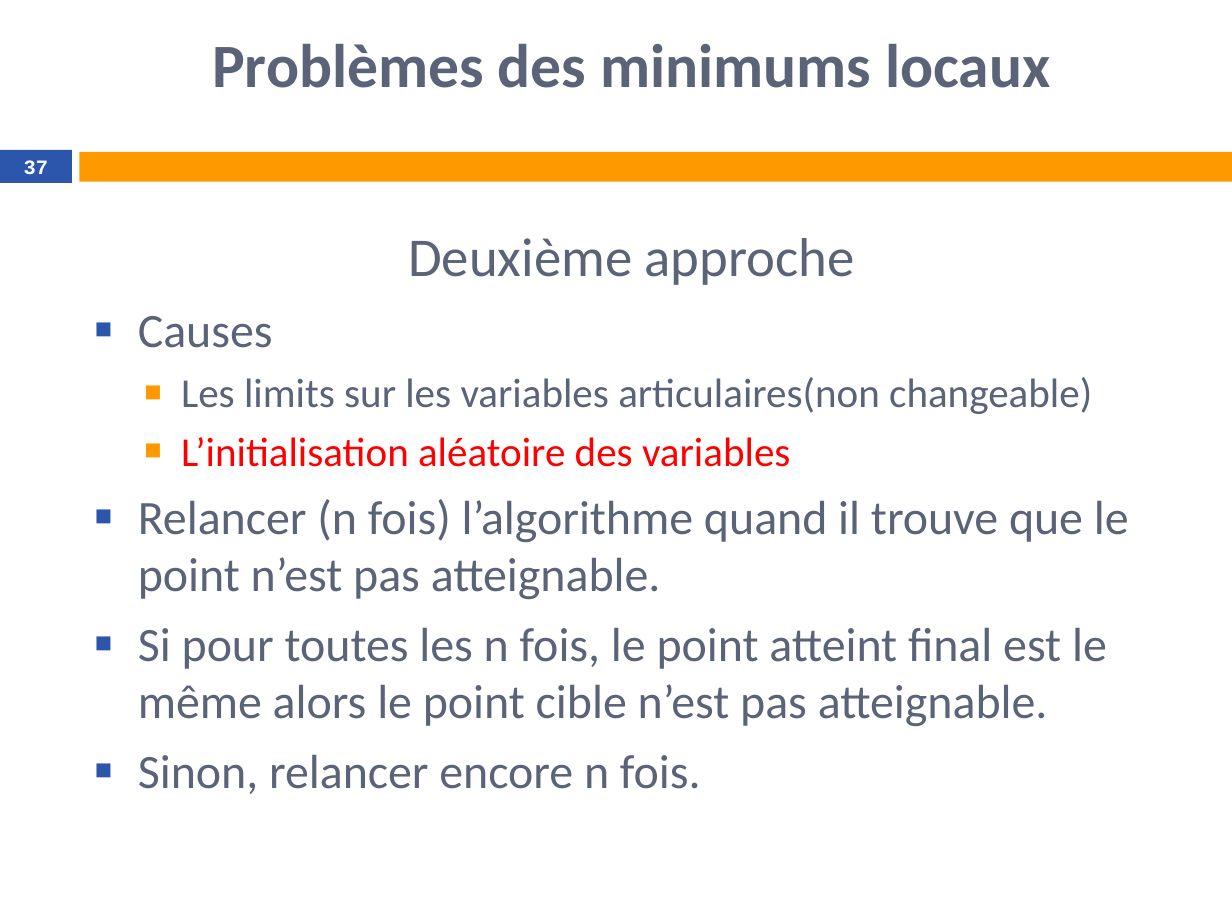
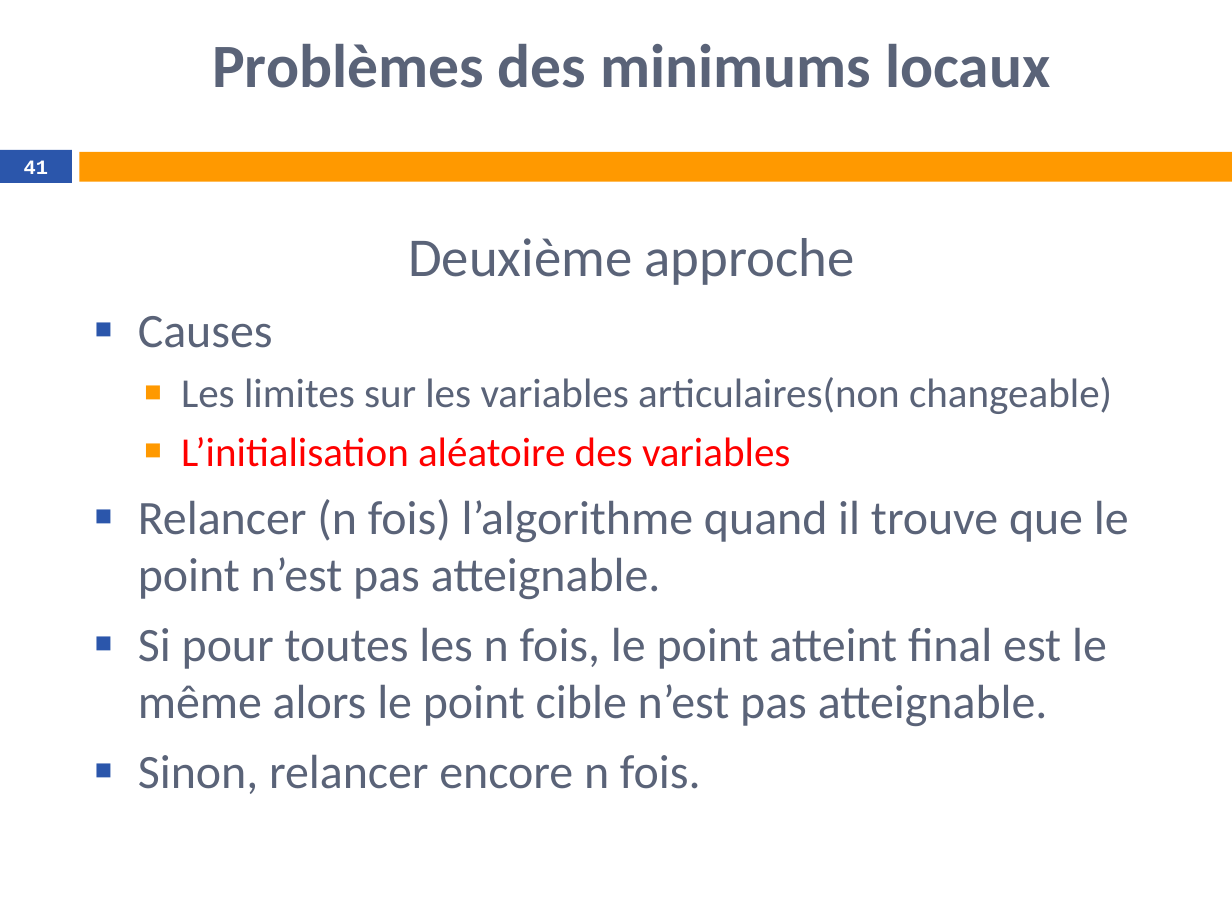
Before and after one commit to tangwing/Robotology, a slide deck: slide 41 of doc/Test de l’accessibilité d’un point.pptx (slide 37 before the commit). Drawn at 1232x924 pixels with LibreOffice and Linux fonts; fonts in the diff are those of the drawing; background and template pictures are left out. Boxes give left, top, right and bottom in pixels: in the first picture for what was removed or moved away, otherwise in the second. Text is boxed around its words. In the diff, an @@ line names an element or a change of style, - is before the commit and + after.

```diff
--- a/doc/Test de l’accessibilité d’un point.pptx
+++ b/doc/Test de l’accessibilité d’un point.pptx
@@ page number at <box>24,160,48,174</box>: text changed @@
-37
+41
@@ text at <box>181,377,1112,414</box>: text changed @@
-  ■ Les limits sur les variables articulaires(non changeable)
+  ■ Les limites sur les variables articulaires(non changeable)
```
Also in this commit, not shown: 9 other slides changed, 5 slides added, 11 other files.
